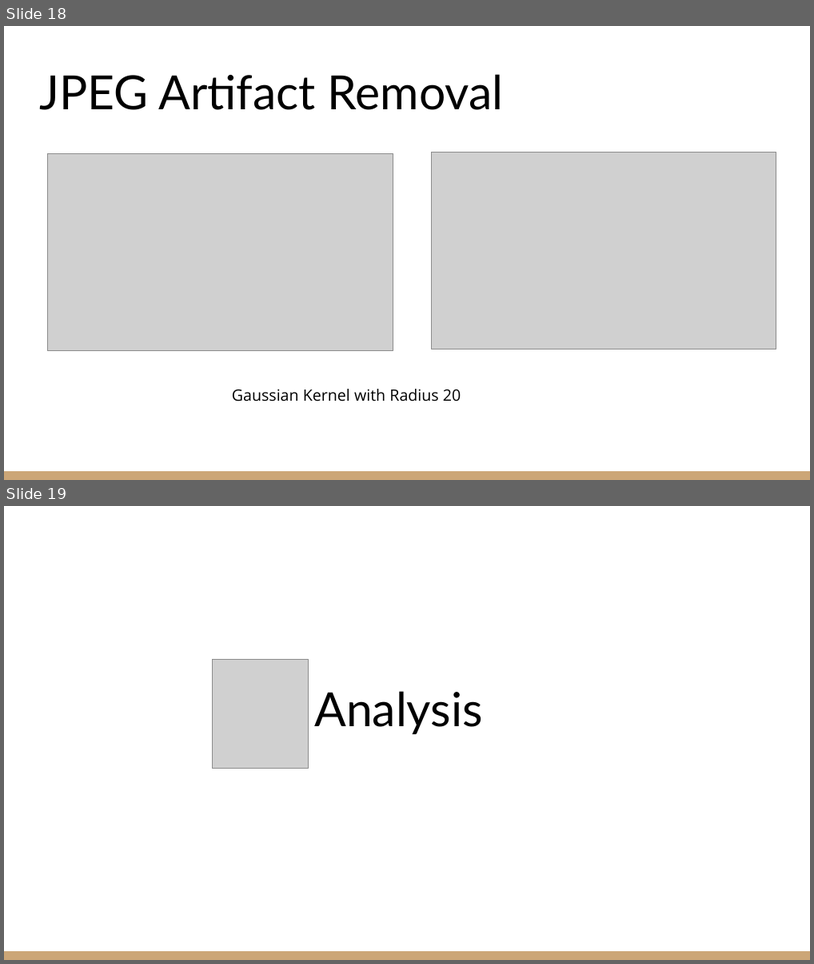
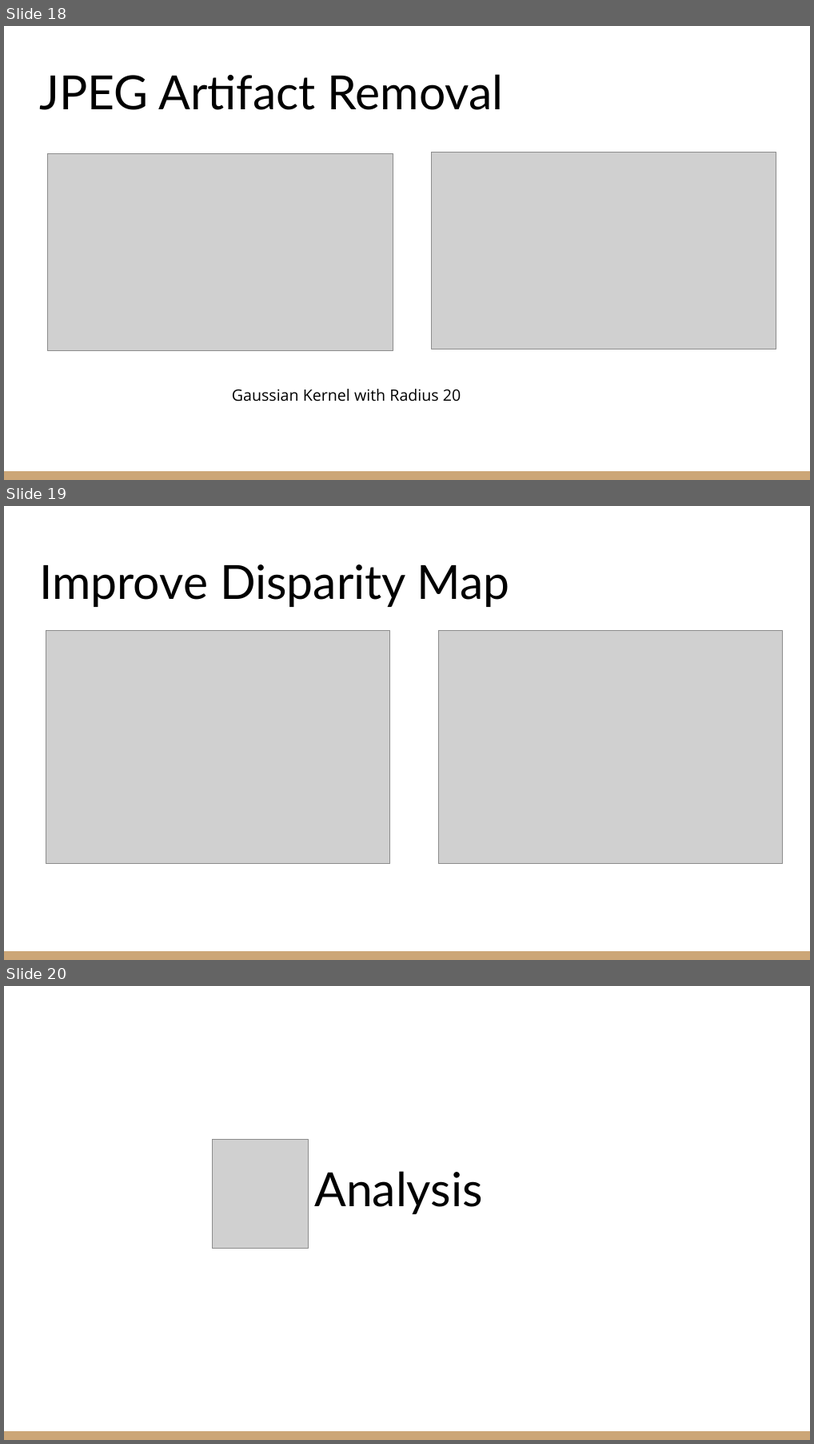
Before and after one commit to gulshan-mittal/Fast-Weighted-Median-Filter, a slide deck: Documents/Presentation/Fast Weighted Median Filtering.pptx. Shown one above the other, each under a label of ours: slides 18 and 19 before the commit, slides 18, 19 and 20 after it. The pictures are 814x964 and 814x1444 pixels, drawn with LibreOffice and Linux fonts; fonts in the diff are those of the drawing; grey boxes stand for pictures. Boxes give left, top, right and bottom in pixels: in the first picture for what was removed or moved away, otherwise in the second. Text is boxed around its words. In the diff, an @@ line names an element or a change of style, - is before the commit and + after.

Commit message:
modified presentations

```diff
--- a/Documents/Presentation/Fast Weighted Median Filtering.pptx
+++ b/Documents/Presentation/Fast Weighted Median Filtering.pptx
@@ slide 19 added at [4, 506, 810, 960], background #FFFFFF; not listed: 1 template element that a slide beside it also shows @@
@@ title added at [39, 564, 510, 607], 42 pt, text #000000 @@
+Improve Disparity Map
@@ picture added at [46, 631, 390, 864] @@
@@ picture added at [438, 631, 783, 864] @@
@@ what was slide 19 is now slide 20 @@
```
Also in this commit, not shown: 2 other files.
